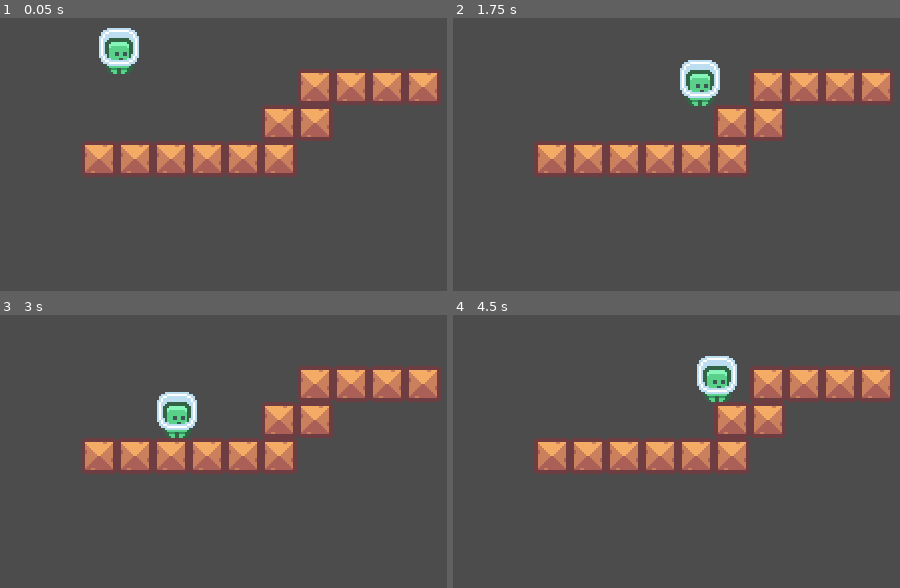
Above: before the commit, frames 1-4 (two rows, left to right).
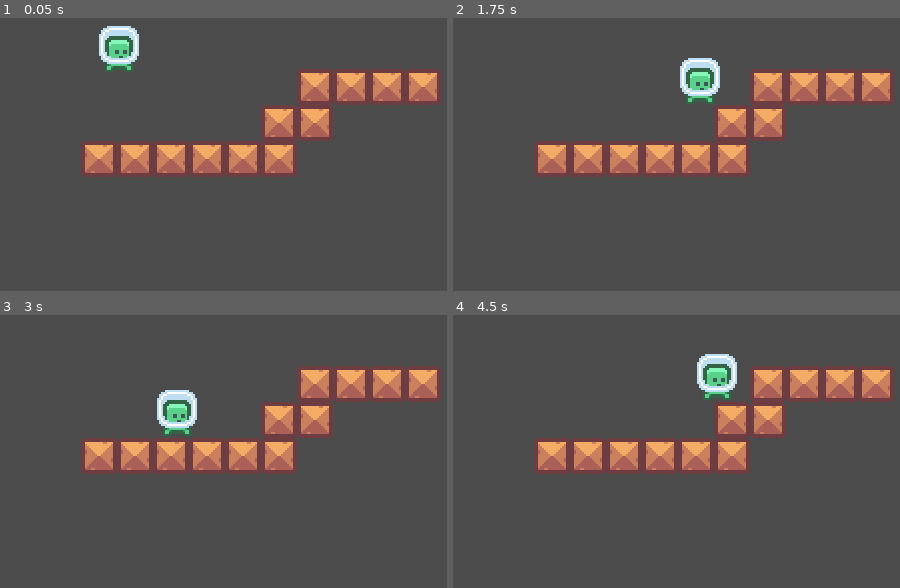
Above: after the commit, the same moments.

Repository: Kapioga/Pixel-Platformer-Tutorial
Game: Godot game, scene res://World.tscn
Two runs of this game, one before a commit and one after it. Both use one fixed random seed, a clock stepped at 60 frames per second and the inputs below.
Inputs:
- Up to frame 1 (0.05 s): no input
- Up to frame 2 (1.75 s): hold Right (ui_right) from 0.53 s (still down); tap Up (ui_up) at 0.77, 1.52 s
- Up to frame 3 (3 s): release Right (ui_right) at 2.03 s; hold Left (ui_left) 2.03-2.78 s; hold Right (ui_right) from 2.78 s (still down)
- Up to frame 4 (4.5 s): tap Up (ui_up) at 3.02, 3.77 s; release Right (ui_right) at 4.28 s; hold Left (ui_left) from 4.28 s (still down)

The runs differ from the first frame. In frame 1, 0.7% of the frame differs, in the area x 22-32%, y 2-21%; in frame 2, 0.7%; in frame 3, 0.7%; in frame 4, 0.7%.

Commit message:
Player movement set

Diff:
--- a/Player.gd
+++ b/Player.gd
@@ -18,15 +18,18 @@
 func _physics_process(delta):
 	apply_gravity()
 
-	#Adds friction
+	#Adds friction and movement
 	var input = Vector2.ZERO
 	input.x= Input.get_action_strength("ui_right") - Input.get_action_strength("ui_left")
 
 	if input.x==0:
 		apply_friction()
+		get_node("AnimatedSprite") #Calls the node for sprite
+		$AnimatedSprite.animation = "Run"
 	else:
 		apply_acceleration(input.x)
 
+	#checks if player is jumping
 	if is_on_floor():
 		if Input.is_action_just_pressed("ui_up"): #ensures that it jumps once
 			velocity.y= JUMP_FORCE
@@ -34,6 +37,7 @@
 		if Input.is_action_just_released("ui_up") and velocity.y < JUMP_RELEASE_FORCE:
 			velocity.y= -70
 
+		#Fall gravity
 		if velocity.y > 0 :
 			velocity.y += ADDITIONAL_FALL
 
--- a/Player.tscn
+++ b/Player.tscn
@@ -7,11 +7,24 @@
 atlas = ExtResource( 1 )
 region = Rect2( 0, 0, 24, 24 )
 
+[sub_resource type="AtlasTexture" id=4]
+atlas = ExtResource( 1 )
+region = Rect2( 24, 0, 24, 24 )
+
+[sub_resource type="AtlasTexture" id=5]
+atlas = ExtResource( 1 )
+region = Rect2( 0, 0, 24, 24 )
+
 [sub_resource type="SpriteFrames" id=2]
 animations = [ {
 "frames": [ SubResource( 1 ) ],
 "loop": true,
 "name": "idle",
+"speed": 5.0
+}, {
+"frames": [ SubResource( 4 ), SubResource( 5 ) ],
+"loop": true,
+"name": "Run",
 "speed": 5.0
 } ]
 
@@ -23,7 +36,8 @@
 
 [node name="AnimatedSprite" type="AnimatedSprite" parent="."]
 frames = SubResource( 2 )
-animation = "idle"
+animation = "Run"
+playing = true
 flip_h = true
 
 [node name="CollisionShape2D" type="CollisionShape2D" parent="."]
Not shown: 1 places in Player.tscn that only renumber resources
